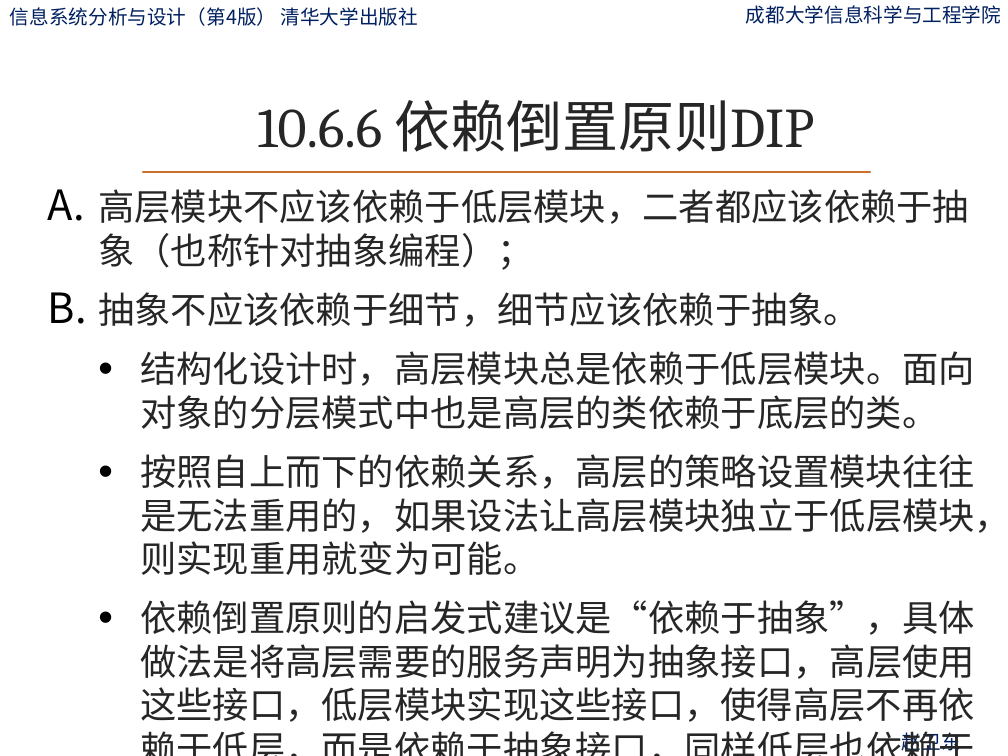
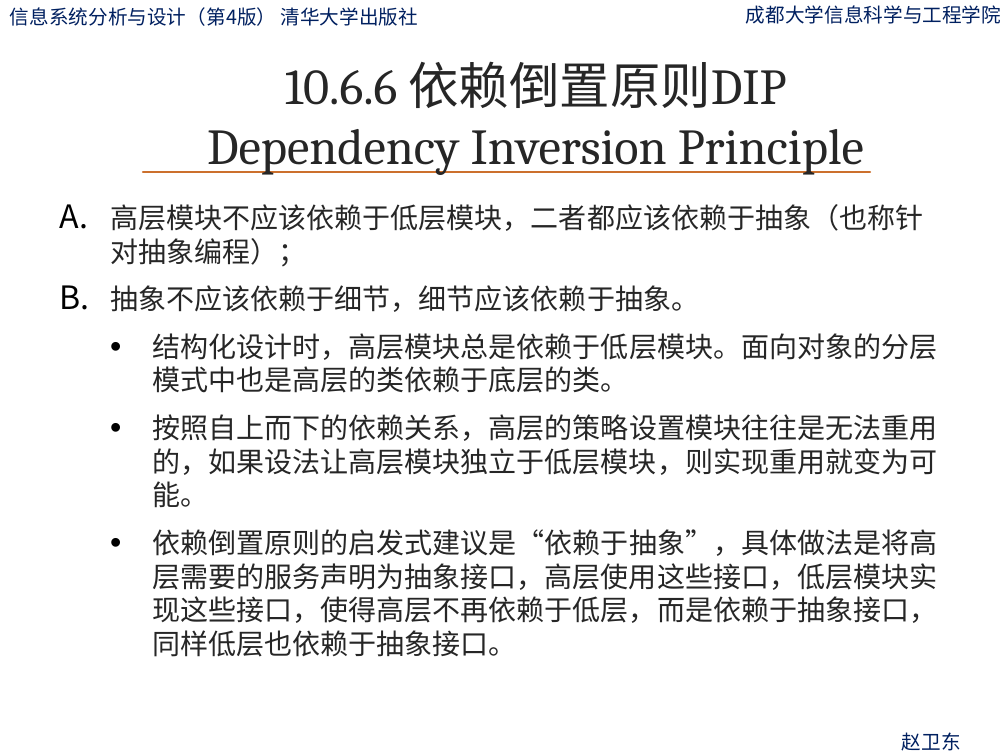
Before and after one commit to zwdcdu/is_analysis, a slide deck: slide 169 of ppt/第10章-系统总体设计.pptx. Drawn at 1008x756 pixels with LibreOffice and Linux fonts; fonts in the diff are those of the drawing; background and template pictures are left out. Boxes give left, top, right and bottom in pixels: in the first picture for what was removed or moved away, otherwise in the second. Text is boxed around its words. In the diff, an @@ line names an element or a change of style, - is before the commit and + after.

```diff
--- a/ppt/第10章-系统总体设计.pptx
+++ b/ppt/第10章-系统总体设计.pptx
@@ title at [207,61,864,175]: text changed; size 40 to 36 pt @@
-10.6.6 依赖倒置原则DIP
+10.6.6 依赖倒置原则DIP
+Dependency Inversion Principle
@@ text "高层模块不应该依赖于低层模块，二者都应该依赖于抽象（也称针对抽象编程）；": place and size @@
-text "高层模块不应该依赖于低层模块，二者都应该依赖于抽象（也称针对抽象编程）；" at [98,189,1008,722]
+text "高层模块不应该依赖于低层模块，二者都应该依赖于抽象（也称针对抽象编程）；" at [110,204,938,657]
@@ text "高层模块不应该依赖于低层模块，二者都应该依赖于抽象（也称针对抽象编程）；" at [110,204,938,657]: size 25.9 to 20 pt; less space between paragraphs @@
```
Also in this commit, not shown: 9 other slides changed, 4 other files.
